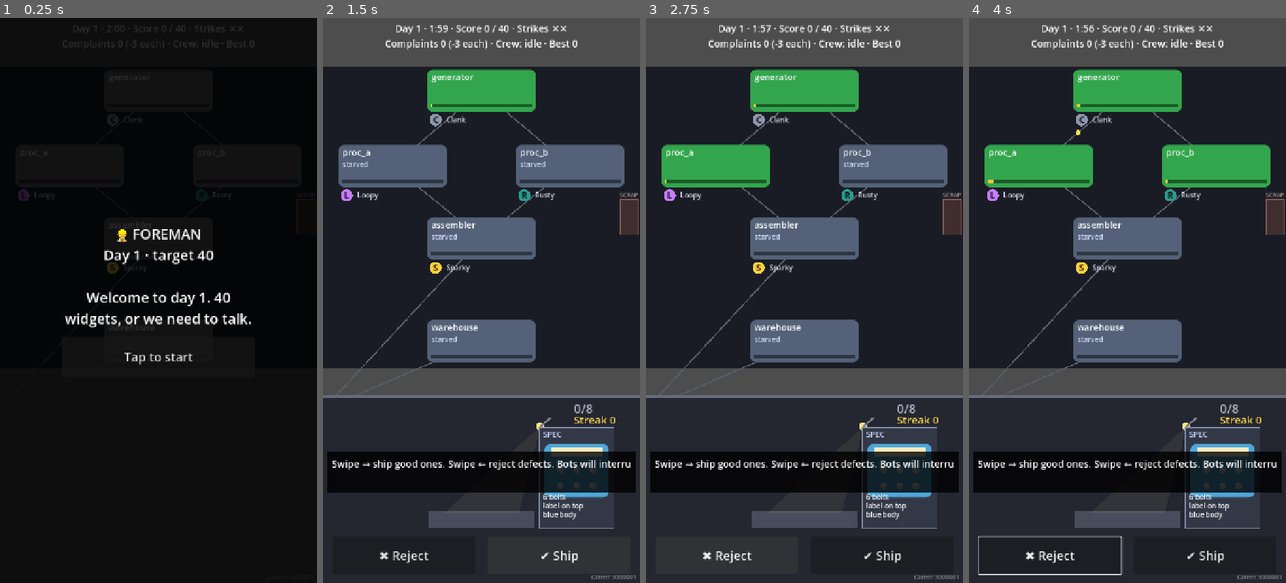
Above: before the commit, frames 1-4 (left to right).
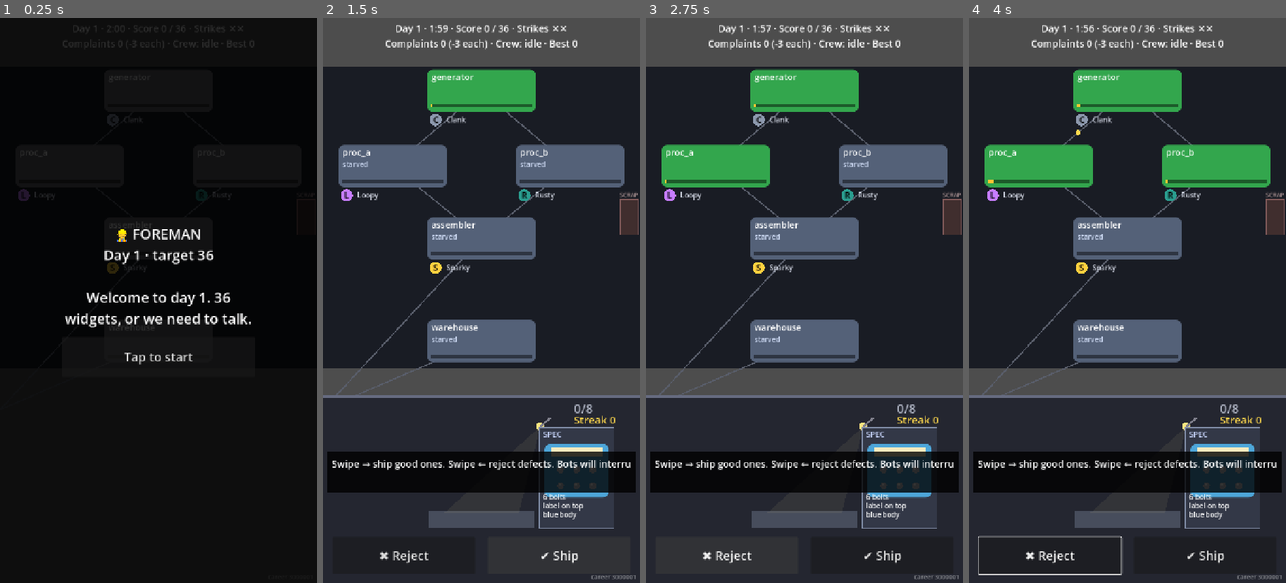
Above: after the commit, the same moments.

Repository: JasonHitching/human-error
Game: Godot game, scene res://main.tscn
Same seed, same stepped clock (60 frames per second), same inputs: the game is played once before the commit and once after it.
Inputs (mouse positions are in pixels of both pictures, inside the frame that each line leads up to):
- Up to frame 1 (0.25 s): no input
- Up to frame 2 (1.5 s): click "Tap to start" at 0.5 s; click "✔ Ship" at 1.25 s
- Up to frame 3 (2.75 s): click "✖ Reject" at 2 s
- Up to frame 4 (4 s): tap Enter at 2.75 s; move the mouse to (1127, 300) at 2.77 s; hold Right 2.78-3.53 s; click (1127, 300) at 2.92 s; move the mouse to (1064, 328) at 3.52 s; hold Left from 3.53 s (still down)

The runs differ from the first frame. In frame 1, 0.1% of the frame differs, in the area x 55-73%, y 1-51%; in frame 2, less than 0.1%; in frame 3, less than 0.1%; in frame 4, less than 0.1%.

Commit message:
#39 Worker location in the sim: office / floor / transit
- New sim/worker.gd: OFFICE/FLOOR/TRANSIT, trips take transition_seconds.
- Factory: go_to_floor/go_to_office (recorded + replayed), inspect needs
  OFFICE, crew jobs need FLOOR (NOT_ON_FLOOR), no leaving mid-job, idle rule.
- Autoplayers model trips; sim_runner prints worker line.
- UI auto-walks until the two-screen UI (M3-03).
- Balance: transition 0.6, target_base 36, sloppy x1.1.

Co-Authored-By: Claude Opus 5.5 <noreply@anthropic.com>
Claude-Session: https://claude.ai/code/session_01K8aWAXQvZvmJ22K8bgpDRu

Diff:
--- a/game/data/balance.json
+++ b/game/data/balance.json
@@ -10,7 +10,7 @@
   "vent_cool_per_sec": 40,
   "fix_seconds": 1.0,
   "clear_seconds": 1.5,
-  "target_base": 40,
+  "target_base": 36,
   "target_per_day": 2,
   "day_rate_mult": 1.0,
   "max_strikes": 2,
@@ -21,6 +21,7 @@
   "qa_capacity": 8,
   "decoy_chance": 0.2,
   "inspect_seconds": 0.5,
+  "transition_seconds": 0.6,
   "complaint_penalty": 3,
   "quick_eye_mult": 0.8,
   "bigger_desk_bonus": 2
--- a/game/data/bots.json
+++ b/game/data/bots.json
@@ -18,7 +18,7 @@
     "MAXIMUM EFFICIENCY!",
     "Turbo mode!"
    ],
-   "sloppy": 0.097
+   "sloppy": 0.107
   },
   {
    "name": "Clank",
@@ -33,7 +33,7 @@
     "I have optimised the gears.",
     "Fewer moving parts now."
    ],
-   "sloppy": 0.066
+   "sloppy": 0.073
   },
   {
    "name": "Loopy",
@@ -48,7 +48,7 @@
     "Shortcut found!",
     "This way is faster!"
    ],
-   "sloppy": 0.121
+   "sloppy": 0.133
   },
   {
    "name": "Dozer",
@@ -63,7 +63,7 @@
     "New product line!",
     "Innovation!"
    ],
-   "sloppy": 0.22
+   "sloppy": 0.242
   },
   {
    "name": "Rusty",
@@ -78,7 +78,7 @@
     "Oops.",
     "Was that important?"
    ],
-   "sloppy": 0.275
+   "sloppy": 0.303
   }
  ]
 }
--- a/game/scripts/main.gd
+++ b/game/scripts/main.gd
@@ -25,6 +25,8 @@
 var _decoy_tip_shown: bool = false
 var _flash_left: float = 0.0
 var _offers: Array[Dictionary] = []
+var _pending_tap: String = ""  # machine to act on when the worker reaches the floor
+var _pending_inspect: int = -1  # 0 reject / 1 ship when the worker reaches the desk
 var _ship_btn: Button  # temporary inspect buttons (real desk comes in M2-02)
 var _reject_btn: Button
 
@@ -59,6 +61,8 @@
 
 
 func _show_day() -> void:
+	_pending_tap = ""
+	_pending_inspect = -1
 	_factory = _career.start_day()
 	_view.setup(_factory, _config)
 	_desk.setup(_factory)
@@ -88,6 +92,11 @@
 
 func _inspect(ship: bool) -> void:
 	if _phase != Phase.PLAYING or _factory == null:
+		return
+	if not _factory.worker_at_desk() and not _factory.crew_busy:
+		_pending_tap = ""
+		_pending_inspect = 1 if ship else 0
+		_factory.go_to_office()  # until the two-screen UI (M3-03): walk back, inspect on arrival
 		return
 	var q := _factory.qa_queue()
 	var front: Dictionary = q[0] if not q.is_empty() else {}
@@ -143,6 +152,7 @@
 			_factory.step()
 			_view.push_events(_factory.events)
 			_acc -= dt
+			_apply_pending()
 		if _factory.is_over():
 			_end_shift()
 	_desk.visible = _phase == Phase.PLAYING
@@ -213,7 +223,20 @@
 			_release()
 
 
+func _apply_pending() -> void:
+	if _pending_tap != "" and _factory.worker_location() == Worker.Location.FLOOR:
+		var id := _pending_tap
+		_pending_tap = ""
+		_apply_tap(id)
+	elif _pending_inspect >= 0 and _factory.worker_at_desk():
+		var ship := _pending_inspect == 1
+		_pending_inspect = -1
+		_inspect(ship)
+
+
 func _release() -> void:
+	if _config.repair_mode == "hold":
+		_pending_tap = ""  # let go before arriving: cancel
 	if _holding:
 		_holding = false
 		_factory.release_action()
@@ -223,10 +246,22 @@
 	var m := _view.machine_at(p)
 	if m == null:
 		return
+	if _factory.worker_location() != Worker.Location.FLOOR and not _factory.crew_busy:
+		_pending_inspect = -1
+		_pending_tap = m.id
+		_factory.go_to_floor()  # until the two-screen UI (M3-03): walk over, act on arrival
+		return
+	_apply_tap(m.id)
+
+
+func _apply_tap(id: String) -> void:
+	var m := _factory.get_machine(id)
 	var res := _factory.request_action(m.id)
 	match res:
 		Factory.ActionResult.CREW_BUSY:
 			_flash("Crew busy")
+		Factory.ActionResult.NOT_ON_FLOOR:
+			pass
 		Factory.ActionResult.NOTHING_TO_DO:
 			if m.state == Machine.State.STARVED:
 				_flash("Not broken — look upstream")
--- a/game/scripts/sim/factory.gd
+++ b/game/scripts/sim/factory.gd
@@ -10,7 +10,7 @@
 enum InspectResult { SHIPPED, COMPLAINT, CAUGHT, WASTED, NOT_AT_DESK, EMPTY, BUSY }
 const DEFECTS := ["missing_bolt", "crack", "wrong_paint", "flipped_label", "dent"]
 const DECOYS := ["scuff", "sticker_blue", "sticker_green"]
-enum ActionResult { STARTED_REPAIR, STARTED_VENT, STARTED_FIX, STARTED_CLEAR, CREW_BUSY, NOTHING_TO_DO }
+enum ActionResult { STARTED_REPAIR, STARTED_VENT, STARTED_FIX, STARTED_CLEAR, CREW_BUSY, NOTHING_TO_DO, NOT_ON_FLOOR }
 
 var target: int = 0
 var scrapped: int = 0
@@ -24,7 +24,8 @@
 var mistake_log: Array[Dictionary] = []  # all mistakes this run (for stats)
 var day_mult: float = 1.0
 var crew_speed: float = 1.0  # multiplies crew job durations (career upgrade < 1)
-var actions: Array[Dictionary] = []  # {tick, machine_id}, {tick, release: true} or {tick, inspect: true, ship}
+var actions: Array[Dictionary] = []  # {tick, machine_id}, {tick, release: true}, {tick, inspect: true, ship} or {tick, go: "floor"|"office"}
+var worker: Worker
 var complaints: int = 0
 var caught: int = 0
 var wasted: int = 0
@@ -67,6 +68,7 @@
 	_qa_rng.seed = seed * 31 + 17
 	target = config.target
 	_shift_ticks = maxi(1, roundi(config.shift_seconds * config.tick_rate))
+	worker = Worker.new(roundi(config.transition_seconds * config.tick_rate))
 	for md in config.machines:
 		var m := Machine.new()
 		m.id = String(md["id"])
@@ -138,6 +140,7 @@
 	events.clear()
 	tick += 1
 	_inspect_left = maxi(0, _inspect_left - 1)
+	worker.step()
 	_step_crew()
 	_advance_transit()
 	for m in machines:
@@ -187,7 +190,30 @@
 
 
 func worker_at_desk() -> bool:
-	return not crew_busy
+	return worker.location == Worker.Location.OFFICE
+
+
+func worker_location() -> Worker.Location:
+	return worker.location
+
+
+## Where the worker is heading (== worker_location() when not in transit).
+func transit_target() -> Worker.Location:
+	return worker.target
+
+
+## Walk to the factory floor. No-op if there or heading there. Recorded for replay.
+func go_to_floor() -> bool:
+	actions.append({"tick": tick, "go": "floor"})
+	return worker.go(Worker.Location.FLOOR)
+
+
+## Walk back to the QA office. Refused (false) while a crew job runs. Recorded for replay.
+func go_to_office() -> bool:
+	actions.append({"tick": tick, "go": "office"})
+	if crew_busy:
+		return false
+	return worker.go(Worker.Location.OFFICE)
 
 
 ## The product just inspected: {defect, decoy, bot}. Empty before the first inspect.
@@ -198,7 +224,7 @@
 ## Inspect the front product: ship it or reject it. Recorded for replay.
 func inspect(ship: bool) -> int:
 	actions.append({"tick": tick, "inspect": true, "ship": ship})
-	if _qa == null or crew_busy:
+	if _qa == null or not worker_at_desk():
 		return InspectResult.NOT_AT_DESK
 	if _inspect_left > 0:
 		return InspectResult.BUSY
@@ -245,7 +271,13 @@
 	qa_queue_max = maxi(qa_queue_max, n)
 	if n >= qa_capacity:
 		qa_full_seen = true
-	if not crew_busy and n == 0 and not _has_fixable():
+	if crew_busy:
+		return
+	var fixable := _has_fixable()
+	if worker_at_desk():
+		if n == 0 and not fixable:
+			idle_ticks += 1
+	elif not fixable:  # walking about or standing on the floor with nothing to fix
 		idle_ticks += 1
 
 
@@ -297,6 +329,8 @@
 ## Ask the crew to act on a machine. Recorded for replay.
 func request_action(machine_id: String) -> int:
 	actions.append({"tick": tick, "machine_id": machine_id})
+	if worker.location != Worker.Location.FLOOR:
+		return ActionResult.NOT_ON_FLOOR
 	if crew_busy:
 		return ActionResult.CREW_BUSY
 	var m := get_machine(machine_id)
@@ -380,6 +414,11 @@
 				f.release_action()
 			elif recorded[i].has("inspect"):
 				f.inspect(bool(recorded[i]["ship"]))
+			elif recorded[i].has("go"):
+				if recorded[i]["go"] == "floor":
+					f.go_to_floor()
+				else:
+					f.go_to_office()
 			else:
 				f.request_action(String(recorded[i]["machine_id"]))
 			i += 1
--- a/game/scripts/sim/sim_config.gd
+++ b/game/scripts/sim/sim_config.gd
@@ -28,6 +28,7 @@
 var qa_capacity: int = 8
 var decoy_chance: float = 0.2
 var inspect_seconds: float = 0.5
+var transition_seconds: float = 0.8
 var complaint_penalty: int = 3
 var quick_eye_mult: float = 0.8
 var bigger_desk_bonus: int = 2
@@ -99,6 +100,7 @@
 	qa_capacity = int(_opt(b, "qa_capacity", qa_capacity, 1.0, 100.0))
 	decoy_chance = _opt(b, "decoy_chance", decoy_chance, 0.0, 1.0)
 	inspect_seconds = _opt(b, "inspect_seconds", inspect_seconds, 0.1, 100.0)
+	transition_seconds = _opt(b, "transition_seconds", transition_seconds, 0.0, 100.0)
 	complaint_penalty = int(_opt(b, "complaint_penalty", complaint_penalty, 0.0, 1000.0))
 	quick_eye_mult = _opt(b, "quick_eye_mult", quick_eye_mult, 0.1, 1.0)
 	bigger_desk_bonus = int(_opt(b, "bigger_desk_bonus", bigger_desk_bonus, 1.0, 100.0))
--- /dev/null
+++ b/game/scripts/sim/worker.gd
@@ -0,0 +1,57 @@
+class_name Worker
+extends RefCounted
+## Where the QA worker is: at the office desk, on the factory floor, or walking between them.
+## Pure sim state; Factory owns one and steps it once per tick.
+
+enum Location { OFFICE, FLOOR, TRANSIT }
+
+var location: Location = Location.OFFICE
+var target: Location = Location.OFFICE  # destination while in TRANSIT; else == location
+var trip_ticks: int = 1  # ticks per trip
+var trips: int = 0  # trips started this shift
+var ticks_in: Dictionary = {Location.OFFICE: 0, Location.FLOOR: 0, Location.TRANSIT: 0}
+
+var _left: int = 0  # ticks until arrival
+
+
+func _init(p_trip_ticks: int = 1) -> void:
+	trip_ticks = maxi(0, p_trip_ticks)
+
+
+## Start walking to dest. Returns true if the worker is now at or heading to dest.
+## Turning back mid-trip takes as long as the distance already walked.
+func go(dest: Location) -> bool:
+	if target == dest:
+		return true
+	if location == Location.TRANSIT:
+		_left = trip_ticks - _left
+	else:
+		_left = trip_ticks
+	trips += 1
+	target = dest
+	location = Location.TRANSIT
+	if _left <= 0:
+		location = dest
+	return true
+
+
+## Ticks left until arrival (0 when not in transit).
+func ticks_left() -> int:
+	return _left if location == Location.TRANSIT else 0
+
+
+## One tick: count where the worker spent it, then walk.
+func step() -> void:
+	ticks_in[location] += 1
+	if location == Location.TRANSIT:
+		_left -= 1
+		if _left <= 0:
+			_left = 0
+			location = target
+
+
+## Teleport (tests and setup only; not recorded, takes no time).
+func place(loc: Location) -> void:
+	location = loc
+	target = loc
+	_left = 0
--- a/game/scripts/ui/hud.gd
+++ b/game/scripts/ui/hud.gd
@@ -105,6 +105,11 @@
 	var crew := "Crew: idle"
 	if f.crew_busy:
 		crew = "Crew: %s %d%%" % [f.crew_target, roundi(f.crew_progress * 100.0)]
+	elif f.worker_location() == Worker.Location.TRANSIT:
+		crew = "Walking…"
+	elif f.worker_location() == Worker.Location.FLOOR:
+		crew = "On the floor"
+
 	var marks := ""
 	for i in c.config.max_strikes:
 		marks += "✖" if i < c.strikes else "✕"
--- a/game/scripts/view/qa_desk_view.gd
+++ b/game/scripts/view/qa_desk_view.gd
@@ -38,9 +38,9 @@
 	_anim = {"item": item, "kind": "ship" if shipped else "reject", "t": 0.0}
 
 
-## True while the BRB sign is up (worker is away on a machine job).
+## True while the BRB sign is up (worker is on the floor or walking).
 func brb_visible() -> bool:
-	return factory != null and factory.crew_busy
+	return factory != null and not factory.worker_at_desk()
 
 
 func pad_rect() -> Rect2:
--- a/game/tests/test_bots.gd
+++ b/game/tests/test_bots.gd
@@ -2,7 +2,9 @@
 
 
 func _fac(seed: int = 1) -> Factory:
-	return Factory.new(SimConfig.load_default(), seed)
+	var f := Factory.new(SimConfig.load_default(), seed)
+	f.worker.place(Worker.Location.FLOOR)  # crew jobs need the worker on the floor
+	return f
 
 
 func _names(f: Factory) -> Array:
--- a/game/tests/test_faults.gd
+++ b/game/tests/test_faults.gd
@@ -24,6 +24,7 @@
 
 func test_overheat_at_100() -> void:
 	var f := Factory.new(_cfg(), 1)
+	f.worker.place(Worker.Location.FLOOR)  # crew jobs need the worker on the floor
 	_quiet(f)
 	var m := f.get_machine("proc_a")
 	m.heat_per_sec = 50.0
@@ -33,6 +34,7 @@
 
 func test_vent_reduces_heat() -> void:
 	var f := Factory.new(_cfg(), 1)
+	f.worker.place(Worker.Location.FLOOR)  # crew jobs need the worker on the floor
 	_quiet(f)
 	var m := f.get_machine("generator")
 	m.heat = 90.0
@@ -46,12 +48,14 @@
 
 func test_nothing_to_do() -> void:
 	var f := Factory.new(_cfg(), 1)
+	f.worker.place(Worker.Location.FLOOR)  # crew jobs need the worker on the floor
 	f.step()
 	assert_eq(f.request_action("generator"), Factory.ActionResult.NOTHING_TO_DO)
 
 
 func test_crew_busy_rejects_second() -> void:
 	var f := Factory.new(_cfg(), 1)
+	f.worker.place(Worker.Location.FLOOR)  # crew jobs need the worker on the floor
 	f.step()
 	f.get_machine("proc_a").state = Machine.State.JAMMED
 	f.get_machine("proc_b").state = Machine.State.JAMMED
@@ -63,6 +67,7 @@
 
 func test_repair_clears_fault() -> void:
 	var f := Factory.new(_cfg(), 1)
+	f.worker.place(Worker.Location.FLOOR)  # crew jobs need the worker on the floor
 	_quiet(f)
 	f.step()
 	var m := f.get_machine("proc_a")
@@ -80,6 +85,7 @@
 
 func test_hold_release_cancels() -> void:
 	var f := Factory.new(_cfg({"repair_mode": "hold"}), 1)
+	f.worker.place(Worker.Location.FLOOR)  # crew jobs need the worker on the floor
 	f.step()
 	var m := f.get_machine("proc_a")
 	m.state = Machine.State.JAMMED
@@ -98,6 +104,7 @@
 func test_jam_ramp_and_determinism() -> void:
 	var cfg := _cfg({"ramp_start": 1.0, "ramp_end": 3.0})
 	var a := Factory.new(cfg, 5)
+	a.go_to_floor()
 	for i in 900:
 		if i % 40 == 0:
 			for m in a.machines:
@@ -114,6 +121,7 @@
 
 func test_shift_over() -> void:
 	var f := Factory.new(_cfg(), 1)
+	f.worker.place(Worker.Location.FLOOR)  # crew jobs need the worker on the floor
 	for i in 1799:
 		f.step()
 	assert_true(not f.is_over())
--- a/game/tests/test_mistakes.gd
+++ b/game/tests/test_mistakes.gd
@@ -6,6 +6,7 @@
 	for m in f.machines:
 		if m.bot != null:
 			m.bot.rates = {}  # no random mistakes
+	f.worker.place(Worker.Location.FLOOR)  # crew jobs need the worker on the floor
 	return f
 
 
@@ -46,9 +47,15 @@
 	f.get_machine("proc_b").wrong_recipe = false
 	for i in 600:
 		if asm.state == Machine.State.CLOGGED and not f.crew_busy:
-			f.request_action("assembler")
+			if f.worker_location() == Worker.Location.FLOOR:
+				f.request_action("assembler")
+			else:
+				f.go_to_floor()
 		elif not f.qa_queue().is_empty():
-			f.inspect(String(f.qa_queue()[0]["defect"]) == "")
+			if f.worker_at_desk():
+				f.inspect(String(f.qa_queue()[0]["defect"]) == "")
+			else:
+				f.go_to_office()
 		f.step()
 	assert_true(f.shipped > 0, "flow restored")
 
--- a/game/tests/test_qa.gd
+++ b/game/tests/test_qa.gd
@@ -40,6 +40,7 @@
 	var f := _fac()
 	_put(f, "")
 	f.get_machine("proc_a").overclocked = true
+	f.worker.place(Worker.Location.FLOOR)
 	assert_eq(f.request_action("proc_a"), Factory.ActionResult.STARTED_FIX)
 	assert_eq(f.inspect(true), Factory.InspectResult.NOT_AT_DESK)
 	assert_eq(f.qa_queue().size(), 1)
@@ -208,11 +209,11 @@
 		_put(f, "")
 	f.get_machine("proc_a").overclocked = true
 	Autoplayers.act("careful", f, Autoplayers.make_rng(1))
-	assert_true(not f.crew_busy, "careful keeps inspecting with a long queue")
+	assert_true(f.worker_at_desk() and f.transit_target() == Worker.Location.OFFICE, "careful keeps inspecting with a long queue")
 	var g := _fac()
 	g.get_machine("proc_a").overclocked = true
 	Autoplayers.act("careful", g, Autoplayers.make_rng(1))
-	assert_true(g.crew_busy, "careful fixes when the queue is short")
+	assert_eq(g.transit_target(), Worker.Location.FLOOR, "careful goes to fix when the queue is short")
 
 
 func test_last_inspected_reports_item() -> void:
--- /dev/null
+++ b/game/tests/test_worker.gd
@@ -0,0 +1,132 @@
+extends TestCase
+
+
+func _fac(seed: int = 1) -> Factory:
+	var f := Factory.new(SimConfig.load_default(), seed)
+	for m in f.machines:
+		if m.bot != null:
+			m.bot.rates = {}
+			m.bot.sloppy = 0.0
+	return f
+
+
+func _put(f: Factory) -> void:
+	f._qa_items.append({"defect": "", "decoy": "", "bot": "Test"})
+	f.get_machine("qa_desk").input_count += 1
+
+
+func _trip_ticks() -> int:
+	var c := SimConfig.load_default()
+	return roundi(c.transition_seconds * c.tick_rate)
+
+
+func test_starts_in_office() -> void:
+	var f := _fac()
+	assert_eq(f.worker_location(), Worker.Location.OFFICE)
+	assert_true(f.worker_at_desk())
+
+
+func test_trip_takes_configured_ticks() -> void:
+	var n := _trip_ticks()
+	assert_true(n > 0, "transition_seconds > 0 in balance.json")
+	var f := _fac()
+	assert_true(f.go_to_floor())
+	for i in n - 1:
+		f.step()
+		assert_eq(f.worker_location(), Worker.Location.TRANSIT, "tick %d" % i)
+	f.step()
+	assert_eq(f.worker_location(), Worker.Location.FLOOR)
+	assert_eq(f.worker.ticks_in[Worker.Location.TRANSIT], n)
+	var bal := SimConfig._read(SimConfig.BALANCE_PATH)
+	bal["transition_seconds"] = 1.5
+	var g := Factory.new(SimConfig.from_dicts(SimConfig._read(SimConfig.MACHINES_PATH), bal), 1)
+	g.go_to_floor()
+	for i in 14:
+		g.step()
+	assert_eq(g.worker_location(), Worker.Location.TRANSIT)
+	g.step()
+	assert_eq(g.worker_location(), Worker.Location.FLOOR)
+
+
+func test_go_is_noop_when_there_or_heading() -> void:
+	var f := _fac()
+	assert_true(f.go_to_office(), "already in office")
+	assert_eq(f.worker.trips, 0)
+	f.go_to_floor()
+	f.step()
+	f.go_to_floor()
+	assert_eq(f.worker.trips, 1, "already heading to floor")
+	assert_eq(f.transit_target(), Worker.Location.FLOOR)
+
+
+func test_inspect_blocked_on_floor_and_in_transit() -> void:
+	var f := _fac()
+	_put(f)
+	f.go_to_floor()
+	f.step()
+	assert_eq(f.inspect(true), Factory.InspectResult.NOT_AT_DESK, "transit")
+	for i in _trip_ticks():
+		f.step()
+	assert_eq(f.worker_location(), Worker.Location.FLOOR)
+	assert_eq(f.inspect(true), Factory.InspectResult.NOT_AT_DESK, "floor")
+	assert_eq(f.qa_queue().size(), 1)
+	f.go_to_office()
+	for i in _trip_ticks():
+		f.step()
+	assert_eq(f.inspect(true), Factory.InspectResult.SHIPPED, "back at desk")
+
+
+func test_tap_blocked_in_office_and_transit() -> void:
+	var f := _fac()
+	f.get_machine("proc_a").overclocked = true
+	assert_eq(f.request_action("proc_a"), Factory.ActionResult.NOT_ON_FLOOR, "office")
+	f.go_to_floor()
+	f.step()
+	assert_eq(f.request_action("proc_a"), Factory.ActionResult.NOT_ON_FLOOR, "transit")
+	assert_true(not f.crew_busy)
+	for i in _trip_ticks():
+		f.step()
+	assert_eq(f.request_action("proc_a"), Factory.ActionResult.STARTED_FIX, "floor")
+
+
+func test_cannot_leave_floor_mid_job() -> void:
+	var f := _fac()
+	f.worker.place(Worker.Location.FLOOR)
+	f.get_machine("proc_a").state = Machine.State.JAMMED
+	assert_eq(f.request_action("proc_a"), Factory.ActionResult.STARTED_REPAIR)
+	assert_true(not f.go_to_office(), "refused while crew busy")
+	assert_eq(f.worker_location(), Worker.Location.FLOOR)
+	for i in 200:
+		if not f.crew_busy:
+			break
+		f.step()
+	assert_true(f.go_to_office(), "allowed once the job is done")
+
+
+func test_idle_on_floor_only_when_nothing_to_fix() -> void:
+	var f := _fac()
+	_put(f)
+	f.worker.place(Worker.Location.FLOOR)
+	f.step()
+	assert_eq(f.idle_ticks, 1, "on floor with nothing to fix is idle even with a queue")
+	f.get_machine("proc_a").overclocked = true
+	f.step()
+	assert_eq(f.idle_ticks, 1, "on floor with something to fix is not idle")
+
+
+func test_replay_with_trips() -> void:
+	var cfg := SimConfig.load_default()
+	var a := Factory.new(cfg, 4)
+	var rng := Autoplayers.make_rng(4)
+	for i in 1200:
+		Autoplayers.act("greedy", a, rng)
+		a.step()
+	assert_true(a.worker.trips > 2, "greedy made trips")
+	var b := Factory.replay(cfg, 4, a.actions, 1200)
+	assert_eq(a.worker.trips, b.worker.trips)
+	assert_eq(a.worker.ticks_in, b.worker.ticks_in)
+	assert_eq(a.worker_location(), b.worker_location())
+	assert_eq(a.shipped, b.shipped)
+	assert_eq(a.complaints, b.complaints)
+	assert_eq(a.idle_ticks, b.idle_ticks)
+	assert_eq(a.fault_counts, b.fault_counts)
--- a/game/tools/autoplayers.gd
+++ b/game/tools/autoplayers.gd
@@ -1,12 +1,13 @@
 class_name Autoplayers
 extends RefCounted
 ## Scripted players for sim_runner (not in-game bots). They act as if holding (never release).
-## none: never acts. greedy: fixes first, else inspects. careful: stays at the desk while the queue is long.
+## none: never acts or moves. greedy: fixes first, else inspects. careful: stays at the desk while the queue is long.
 
 const NAMES := ["none", "greedy", "careful"]
 const VENT_HEAT := 80.0
 const ACCURACY := 0.95
 const CAREFUL_QUEUE := 4
+const CAREFUL_VENT_HEAT := 55.0
 
 
 ## Own RNG for inspection mistakes (never the factory's). Seed it per run.
@@ -17,16 +18,28 @@
 
 
 ## Call once per tick before factory.step().
+## Trips: greedy walks to the floor as soon as anything needs fixing and back when all is fixed.
+## careful stays in the office while the queue is long (unless a machine is red) and fixes everything in one trip.
 static func act(player: String, f: Factory, rng: RandomNumberGenerator = null) -> void:
 	if player == "none" or f.crew_busy:
 		return
-	var may_fix := true
-	if player == "careful" and f.qa_queue().size() >= CAREFUL_QUEUE:
-		may_fix = false
-		for m in f.machines:
-			if m.state == Machine.State.OVERHEATED or m.state == Machine.State.CLOGGED:
-				may_fix = true
-	if may_fix and _fix(f):
+	var job := _pick(f, VENT_HEAT)
+	var loc := f.worker_location()
+	if loc == Worker.Location.FLOOR:
+		if player == "careful" and job == null:
+			job = _pick(f, CAREFUL_VENT_HEAT)  # batch: vent warm machines while already here
+		if job != null:
+			f.request_action(job.id)
+		else:
+			f.go_to_office()
+		return
+	var want_floor := job != null and (player == "greedy" or f.qa_queue().size() < CAREFUL_QUEUE or _red(f))
+	if loc == Worker.Location.TRANSIT:
+		if want_floor:
+			f.go_to_floor()  # no-op if already heading there; else turn back
+		return
+	if want_floor:
+		f.go_to_floor()
 		return
 	if f.inspect_busy() or rng == null:
 		return
@@ -38,25 +51,27 @@
 	f.inspect(good == right)  # ship good / reject bad when right; the opposite when wrong
 
 
-static func _fix(f: Factory) -> bool:
+static func _red(f: Factory) -> bool:
+	for m in f.machines:
+		if m.state == Machine.State.OVERHEATED or m.state == Machine.State.CLOGGED:
+			return true
+	return false
+
+
+## The machine the player would fix next, or null if nothing needs fixing.
+static func _pick(f: Factory, vent_heat: float) -> Machine:
 	for m in f.machines:
 		if m.is_faulted():
-			f.request_action(m.id)
-			return true
+			return m
 	for m in f.machines:
 		if m.state == Machine.State.CLOGGED:
-			f.request_action(m.id)
-			return true
+			return m
 	for flag in ["wrong_recipe", "misrouted", "overclocked"]:
 		for m in f.machines:
 			if m.get(flag):
-				f.request_action(m.id)
-				return true
+				return m
 	var hottest: Machine = null
 	for m in f.machines:
-		if m.state == Machine.State.WORKING and m.heat >= VENT_HEAT and (hottest == null or m.heat > hottest.heat):
+		if m.state == Machine.State.WORKING and m.heat >= vent_heat and (hottest == null or m.heat > hottest.heat):
 			hottest = m
-	if hottest != null:
-		f.request_action(hottest.id)
-		return true
-	return false
+	return hottest
--- a/game/tools/sim_runner.gd
+++ b/game/tools/sim_runner.gd
@@ -80,6 +80,7 @@
 		parts_m.append("%s %.2f" % [k, float(mistakes[k]) / runs])
 	print("  mistakes/shift: ", ", ".join(parts_m))
 	print("  ", qa.report())
+	print("  ", qa.worker_report())
 	print("  scrapped/shift: %.2f, clogs/shift: %.2f" % [float(scrapped) / runs, float(clogs) / runs])
 	for b: String in by_bot:
 		var pb: Array[String] = []
@@ -132,6 +133,7 @@
 	print("career player=%s runs=%d seed=%d (days survived, cap %d)" % [player, runs, seed_start, DAY_CAP])
 	print("  days mean=%.1f median=%d min=%d max=%d" % [float(sum) / runs, days[days.size() / 2], days[0], days[days.size() - 1]])
 	print("  ", qa.report(true))
+	print("  ", qa.worker_report())
 	var parts: Array[String] = []
 	for k: String in fail_causes:
 		parts.append("%s %d" % [k, fail_causes[k]])
@@ -157,9 +159,14 @@
 	var queue_sum := 0
 	var queue_max := 0
 	var full_shifts := 0
+	var loc_ticks := [0, 0, 0]  # office, floor, transit
+	var trips := 0
 
 	func add(f: Factory) -> void:
 		shifts += 1
+		for l in 3:
+			loc_ticks[l] += int(f.worker.ticks_in[l])
+		trips += f.worker.trips
 		ticks += f.qa_ticks
 		idle += f.idle_ticks
 		complaints += f.complaints
@@ -176,3 +183,8 @@
 		return "QA: idle %.1f%%, shipped/%s %.1f, complaints/%s %.2f, caught %.2f, wasted %.2f, queue avg %.2f max %d, %s with full queue %.0f%%" % [
 			100.0 * idle / maxf(1.0, ticks), unit, shipped / n, unit, complaints / n, caught / n, wasted / n,
 			queue_sum / maxf(1.0, ticks), queue_max, ("days" if per_day else "runs"), 100.0 * full_shifts / n]
+
+	func worker_report() -> String:
+		var t := maxf(1.0, loc_ticks[0] + loc_ticks[1] + loc_ticks[2])
+		return "worker: office %.1f%%, floor %.1f%%, transit %.1f%%, trips/shift %.1f" % [
+			100.0 * loc_ticks[0] / t, 100.0 * loc_ticks[1] / t, 100.0 * loc_ticks[2] / t, float(trips) / maxf(1.0, shifts)]
--- a/game/tools/ui_check.gd
+++ b/game/tools/ui_check.gd
@@ -56,10 +56,17 @@
 		_fails.append("inspect did not update queue (queue %d, wasted %d)" % [f.qa_queue().size(), f.wasted])
 	if desk.hint != "":
 		_fails.append("first-time hint not dismissed after inspect")
+	f.worker.place(Worker.Location.FLOOR)  # crew jobs happen on the floor
 	f.crew_busy = true
 	if not desk.brb_visible():
 		_fails.append("BRB not shown while crew busy")
 	f.crew_busy = false
+	if not desk.brb_visible():
+		_fails.append("BRB not shown while worker on the floor")
+	f.go_to_office()
+	if not desk.brb_visible():
+		_fails.append("BRB not shown while worker walking")
+	f.worker.place(Worker.Location.OFFICE)
 	if desk.brb_visible():
 		_fails.append("BRB shown while worker at desk")
 
Not shown, added: game/scripts/sim/worker.gd.uid
